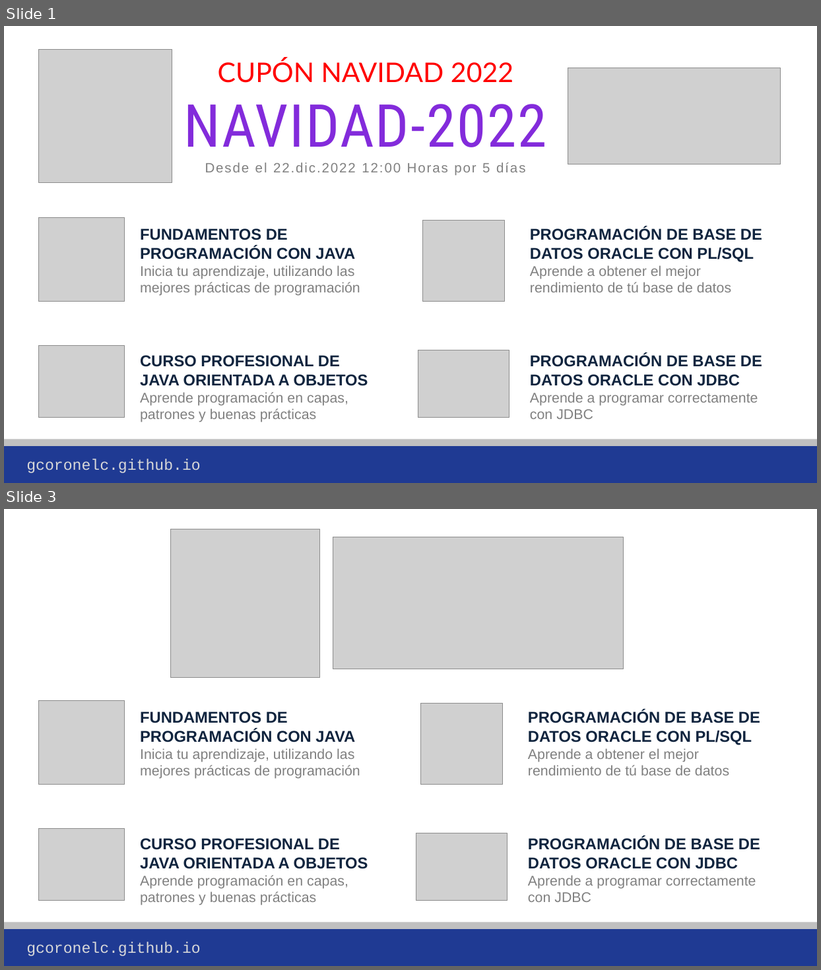
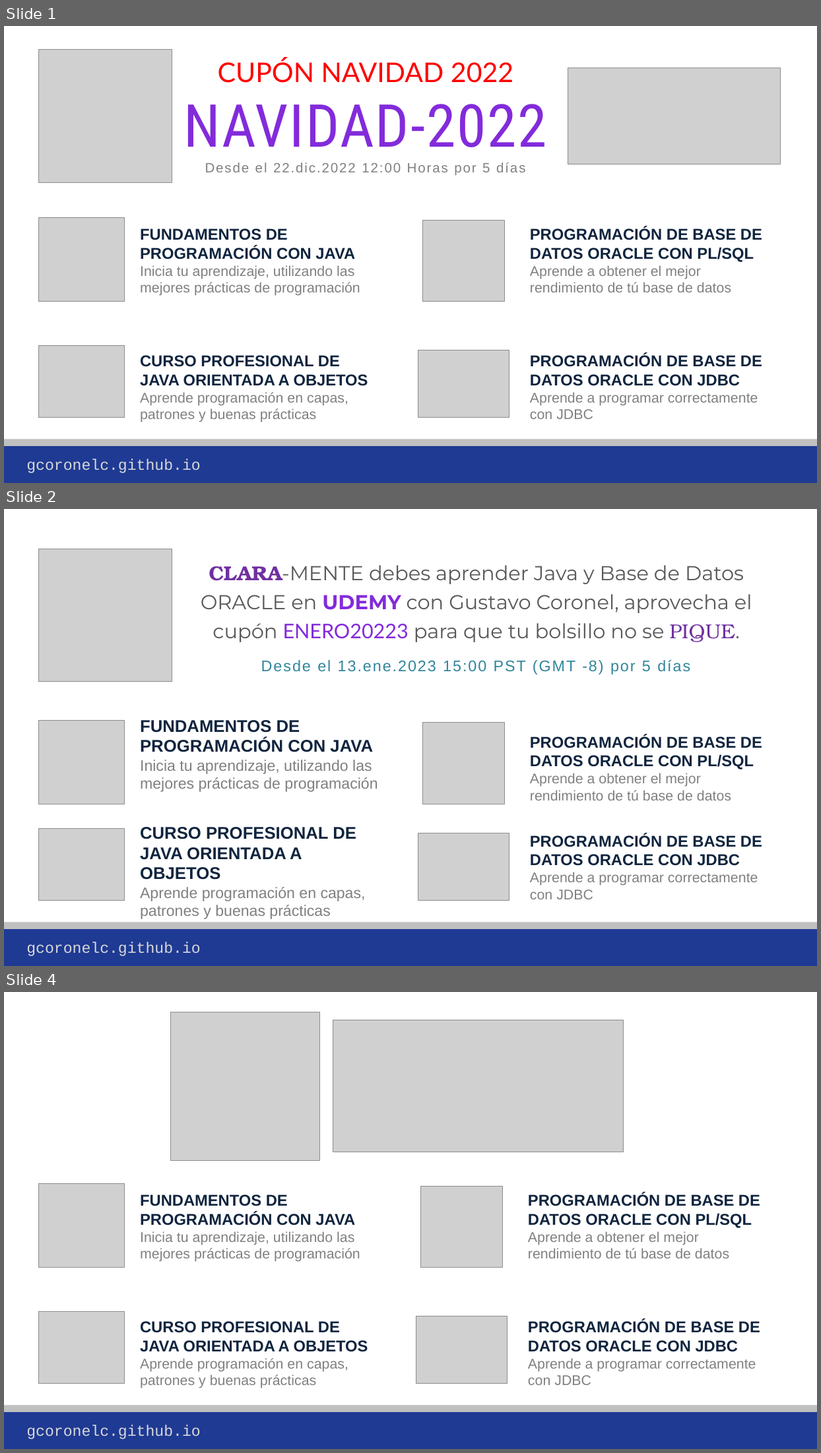
Before and after one commit to gcoronelc/gcoronelc.github.io, a slide deck: img/Publicidad.pptx. Shown one above the other, each under a label of ours: slides 1 and 3 before the commit, slides 1, 2 and 4 after it; the slides between them are not shown. The pictures are 821x970 and 821x1453 pixels, drawn with LibreOffice and Linux fonts; fonts in the diff are those of the drawing; grey boxes stand for pictures; background and template pictures are left out. Boxes give left, top, right and bottom in pixels: in the first picture for what was removed or moved away, otherwise in the second. Text is boxed around its words. In the diff, an @@ line names an element or a change of style, - is before the commit and + after.

Commit message:
Enero 2022

```diff
--- a/img/Publicidad.pptx
+++ b/img/Publicidad.pptx
@@ slide 2 added at [4, 509, 817, 966], background #FFFFFF; not listed: 3 template elements that a slide beside it also shows @@
@@ picture added at [38, 549, 172, 682] @@
@@ text added at [201, 565, 752, 675], 23.8 pt, text #595959 @@
+CLARA-MENTE debes aprender Java y Base de Datos ORACLE en UDEMY con Gustavo Coronel, aprovecha el cupón ENERO20223 para que tu bolsillo no se PIQUE.
+Desde el 13.ene.2023 15:00 PST (GMT -8) por 5 días
@@ picture added at [38, 720, 124, 804] @@
@@ text added at [140, 720, 378, 920], 18 pt, text #808080 @@
+FUNDAMENTOS DE PROGRAMACIÓN CON JAVA
+Inicia tu aprendizaje, utilizando las mejores prácticas de programación
+CURSO PROFESIONAL DE
+JAVA ORIENTADA A OBJETOS
+Aprende programación en capas, patrones y buenas prácticas
@@ picture added at [423, 722, 505, 804] @@
@@ text added at [530, 735, 762, 900], 16.6 pt, text #808080 @@
+PROGRAMACIÓN DE BASE DE DATOS ORACLE CON PL/SQL
+Aprende a obtener el mejor rendimiento de tú base de datos
+PROGRAMACIÓN DE BASE DE DATOS ORACLE CON JDBC
+Aprende a programar correctamente con JDBC
@@ picture added at [38, 828, 124, 900] @@
@@ picture added at [418, 834, 510, 900] @@
@@ what was slide 3 is now slide 4 @@
```
Also in this commit, not shown: 5 other files.
